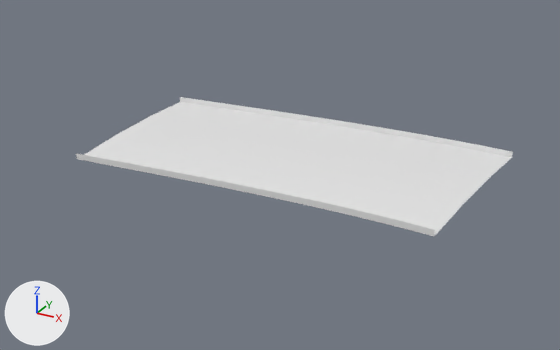
A saved change to the glTF model public/assets/gen4/models/track-37.glb.
The view is the same before and after, from a camera (50 mm lens) standing at (524.1, -290.6, 49.0) and looking at (468.0, -188.7, -2.0). Every picture has the same lights, and +X, +Y and +Z are marked at lower left. The older version comes first. Vertices at exactly the same position are counted once.

The first picture shows 'track-37'.
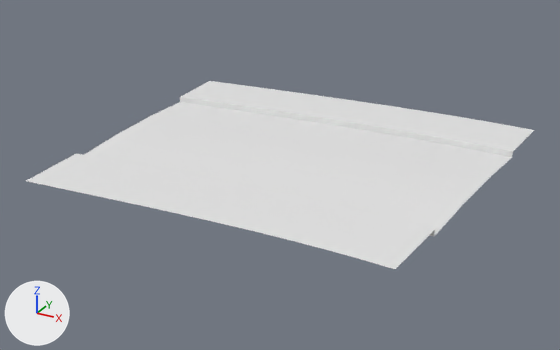
Diff of the bpy script that builds the scene:
```diff
--- a/public/assets/gen4/models/track-37.glb.py
+++ b/public/assets/gen4/models/track-37.glb.py
@@ me_track_37 @@
 # used by ob_track_37; location = (0.0, 0.0, 0.0)
-me_track_37.from_pydata(...)  # 819 vertices, 1488 faces; spans x 436.4..500.8, y -204.3..-169.3, z 0.7..1.8
+me_track_37.from_pydata(...)  # 945 vertices, 1736 faces; spans x 435.5..501.6, y -216.2..-157.3, z 0.7..1.8
+# me_track_37 part 1
+# 37 vertices are added at x 439.9..498.2, y -216.2..-157.3, z 1.7..1.8
+# 11 new vertices lie (-1.9, 11.9, 0.0) away from vertices in x 437.4..456.5, y -171.9..-170.4, z 1.7..1.8
+# 10 new vertices lie (0.9, -12.0, 0.0) away from vertices in x 441.0..484.6, y -204.1..-201.7, z 1.7..1.8
+# 9 new vertices lie (-1.0, 12.0, 0.0) away from vertices in x 437.4..488.9, y -171.9..-169.3, z 1.7..1.8
+# 8 new vertices lie (0.8, -12.0, 0.0) away from vertices in x 457.8..487.4, y -202.8..-201.7, z 1.8
+# 7 new vertices lie (-0.7, 12.0, 0.0) away from vertices in x 458.5..494.3, y -170.3..-169.4, z 1.8
+# 7 new vertices lie (0.6, -12.0, 0.0) away from vertices in x 467.5..490.2, y -202.2..-201.7, z 1.8
+# 6 new vertices lie (-0.3, 12.0, 0.0) away from vertices in x 476.1..500.8, y -169.8..-169.3, z 1.8
+# 5 new vertices lie (0.3, -12.0, 0.0) away from vertices in x 477.1..493.9, y -201.9..-201.7, z 1.8
+# 5 new vertices lie (-0.5, 12.0, 0.0) away from vertices in x 468.8..497.5, y -169.7..-169.5, z 1.8
+# 6 new vertices lie (1.1, 0.0, 0.0) away from vertices in x 464.0..500.5, y -157.9..-157.3, z 1.8
+# 5 new vertices lie (-0.8, 12.0, 0.0) away from vertices in x 456.5..493.2, y -170.4..-169.3, z 1.8
+# 5 new vertices lie (1.0, 0.0, 0.0) away from vertices in x 437.4..458.8, y -159.8..-158.2, z 1.7..1.8
+# 5 new vertices lie (1.0, 0.1, 0.0) away from vertices in x 438.4..468.3, y -216.0..-157.7, z 1.7..1.8
+# 248 new faces join them
```

Where the change shows, as pixel boxes (x1, y1, x2, y2) in the pictures (560 x 350 px):
'track-37', reshaped (16% wider, 35% taller): before (76, 97, 513, 236); after (26, 81, 534, 269)
part 1 of me_track_37, added: after (26, 81, 534, 269)
